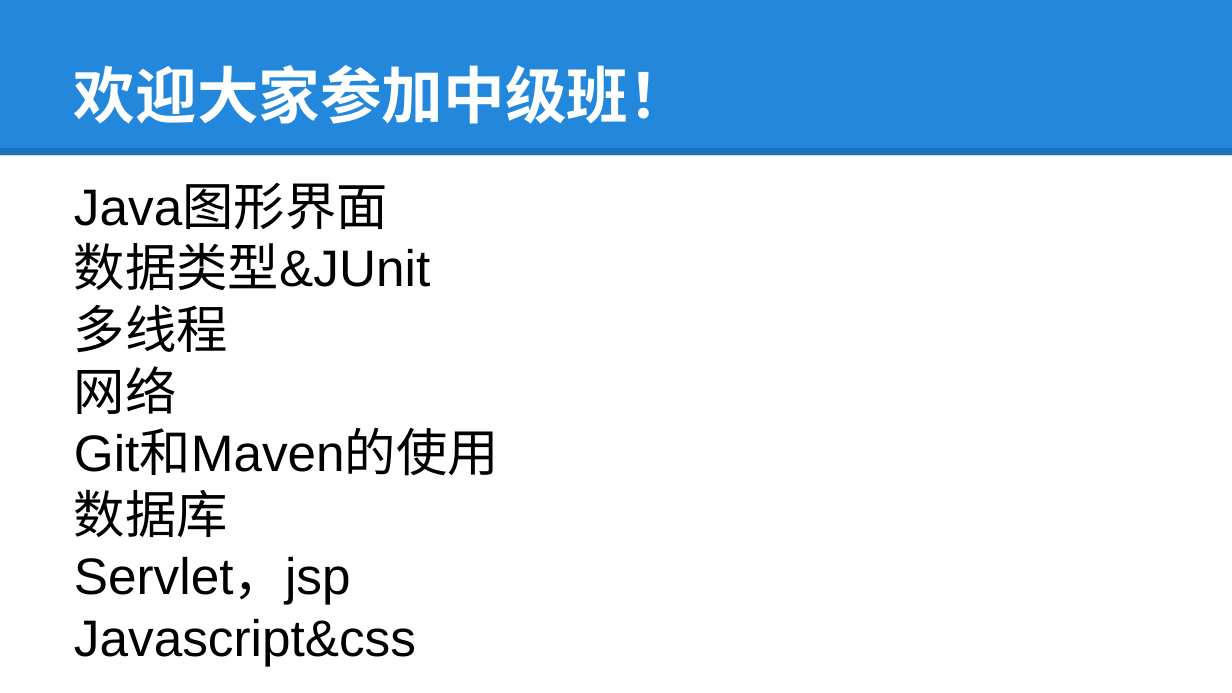
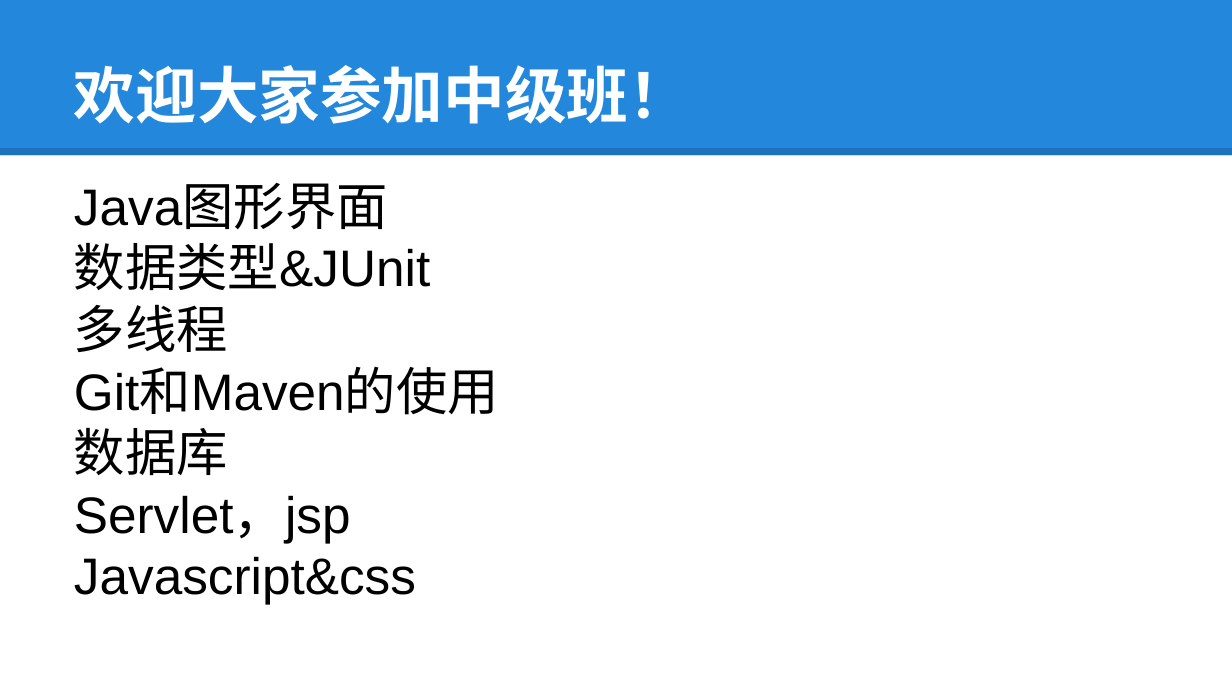
Before and after one commit to tokyojava/java_beginner, a slide deck: slide 2 of 中级/课件/Java11.pptx. Drawn at 1232x693 pixels with LibreOffice and Linux fonts; fonts in the diff are those of the drawing. Boxes give left, top, right and bottom in pixels: in the first picture for what was removed or moved away, otherwise in the second. Text is boxed around its words. In the diff, an @@ line names an element or a change of style, - is before the commit and + after.

Commit message:
ppt 10

```diff
--- a/中级/课件/Java11.pptx
+++ b/中级/课件/Java11.pptx
@@ text at (x1=74, y1=366, x2=177, y2=414): paragraph removed @@
-网络
```
Also in this commit, not shown: 2 other files.
